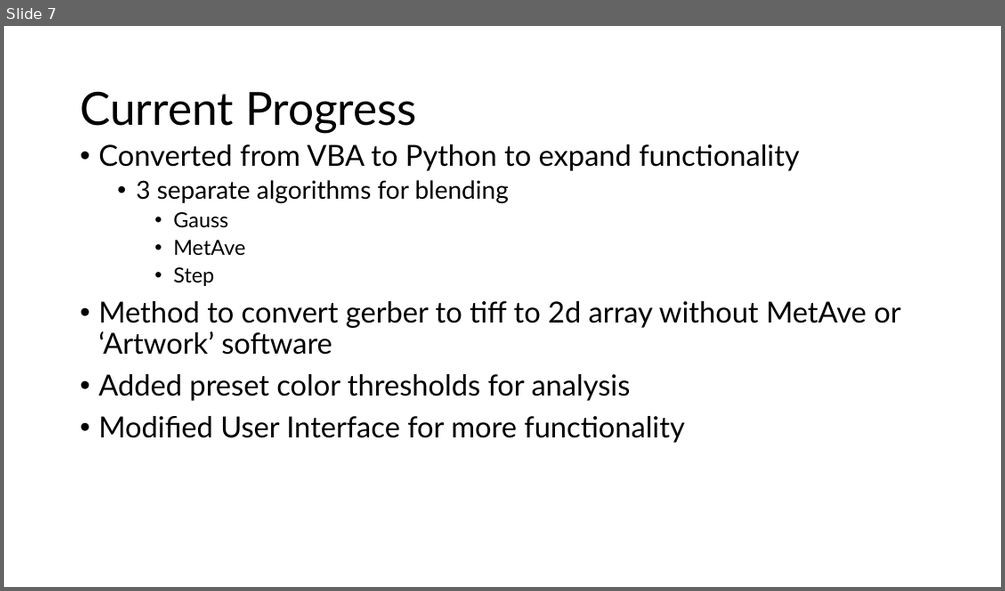
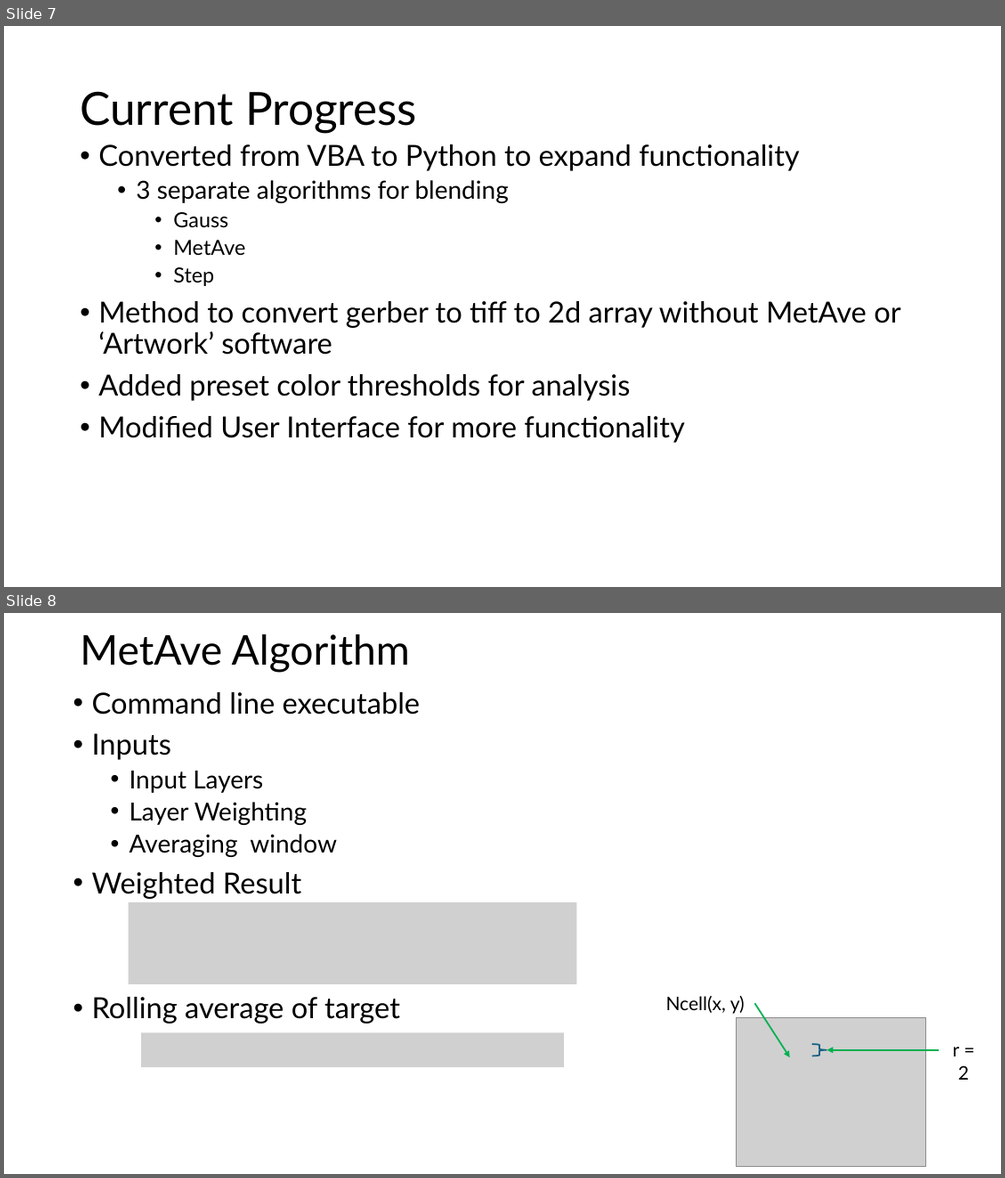
Before and after one commit to ace15guest/Copper_Balancing_HDP, a slide deck: Assets/Cu Balancing HDP October Update.pptx. Shown one above the other, each under a label of ours: slide 7 before the commit, slides 7 and 8 after it. The pictures are 1005x591 and 1005x1178 pixels, drawn with LibreOffice and Linux fonts; fonts in the diff are those of the drawing; grey boxes stand for pictures. Boxes give left, top, right and bottom in pixels: in the first picture for what was removed or moved away, otherwise in the second. Text is boxed around its words. In the diff, an @@ line names an element or a change of style, - is before the commit and + after.

```diff
--- a/Assets/Cu Balancing HDP October Update.pptx
+++ b/Assets/Cu Balancing HDP October Update.pptx
@@ slide 8 added at (x1=4, y1=613, x2=1001, y2=1174), background #FFFFFF @@
@@ title added at (x1=80, y1=634, x2=410, y2=672), 39.6 pt, text #000000 @@
+MetAve Algorithm
@@ text added at (x1=92, y1=692, x2=421, y2=1023), 28 pt, text #000000 @@
+• Command line executable
+• Inputs
+  • Input Layers
+  • Layer Weighting
+  • Averaging window
+• Weighted Result
+• Rolling average of target
@@ picture added at (x1=128, y1=902, x2=577, y2=985) @@
@@ text added at (x1=666, y1=996, x2=744, y2=1013), 18 pt, text #000000 @@
+Ncell(x, y)
@@ arrow added from (755, 1004) to (790, 1057), #00B050 1.5 pt @@
@@ picture added at (x1=142, y1=1032, x2=564, y2=1067) @@
@@ picture added at (x1=736, y1=1018, x2=925, y2=1167) @@
@@ right brace added at (x1=812, y1=1044, x2=827, y2=1055), outline #156082 1.5 pt @@
@@ arrow added from (938, 1050) to (827, 1050), #00B050 1.5 pt @@
@@ text added at (x1=953, y1=1046, x2=969, y2=1079), 18 pt, text #000000 @@
+r = 2
```
Also in this commit, not shown: 1 slide changed, 2 other slides added, 1 slide removed.
